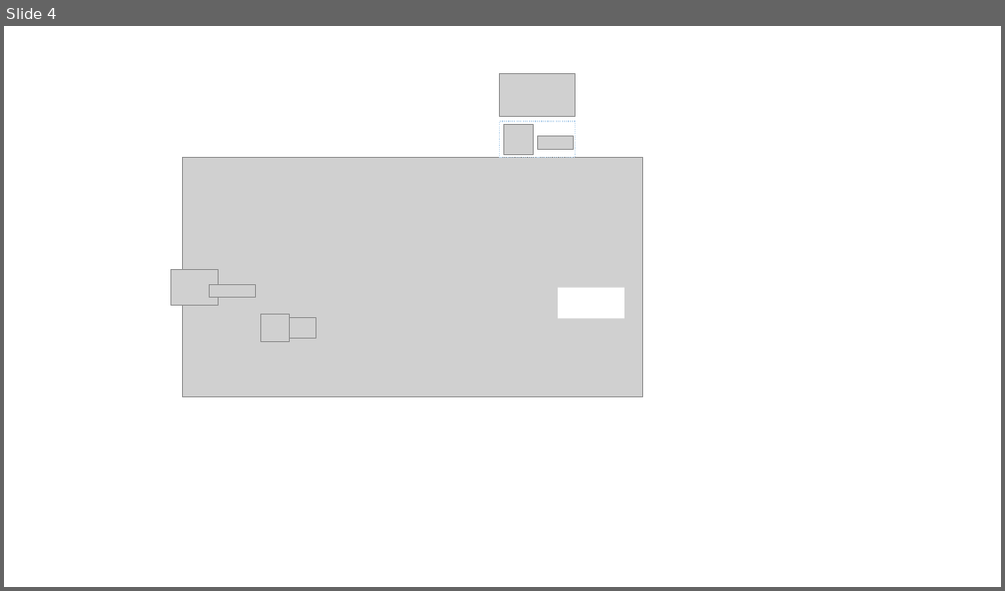
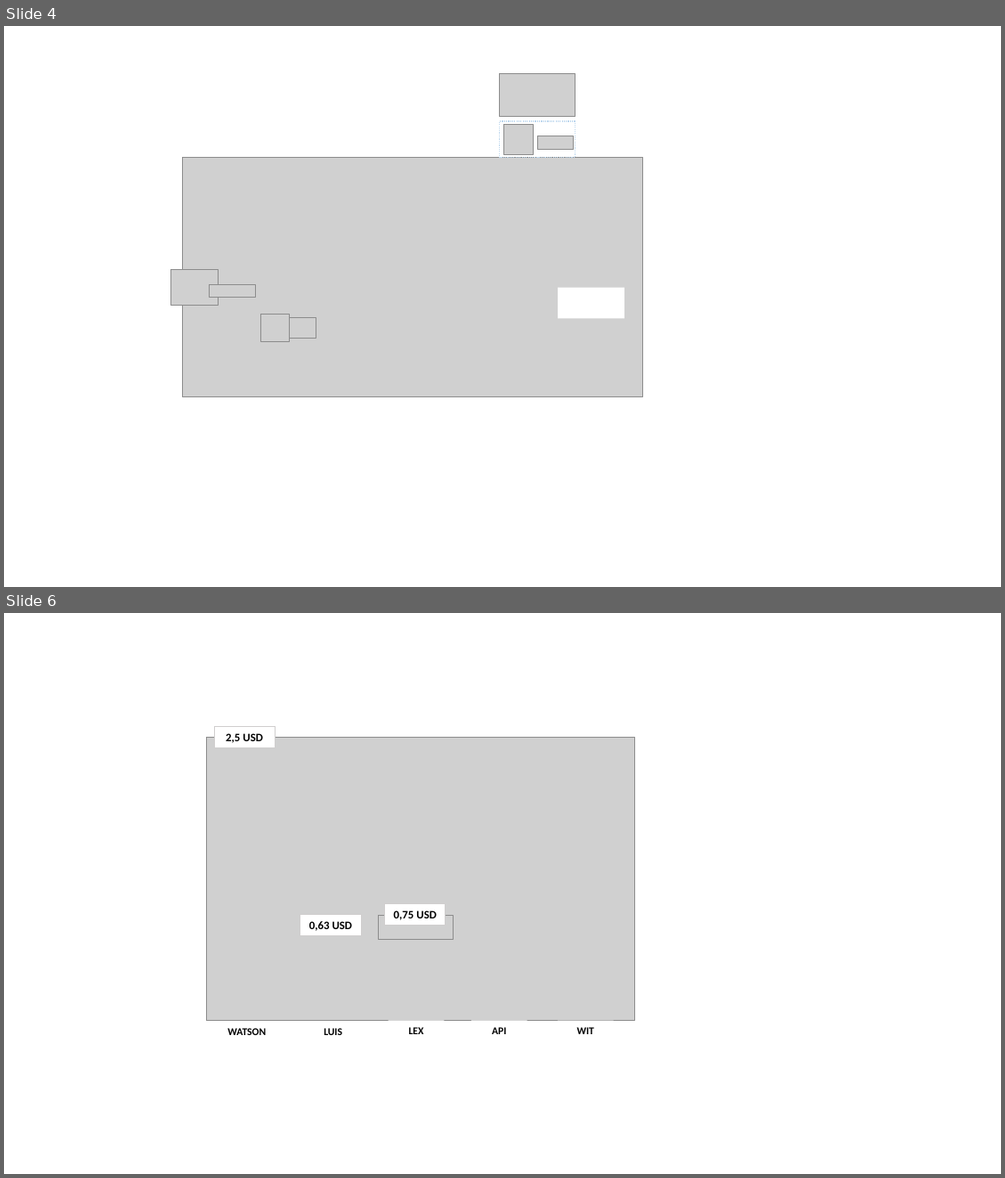
Before and after one commit to inmperfer/TFM, a slide deck: memoria/images/Presentación1.pptx. Shown one above the other, each under a label of ours: slide 4 before the commit, slides 4 and 6 after it; the slides between them are not shown. The pictures are 1005x591 and 1005x1178 pixels, drawn with LibreOffice and Linux fonts; fonts in the diff are those of the drawing; grey boxes stand for pictures. Boxes give left, top, right and bottom in pixels: in the first picture for what was removed or moved away, otherwise in the second. Text is boxed around its words. In the diff, an @@ line names an element or a change of style, - is before the commit and + after.

```diff
--- a/memoria/images/Presentación1.pptx
+++ b/memoria/images/Presentación1.pptx
@@ slide 6 added at [4, 613, 1001, 1174], background #FFFFFF @@
@@ group added at [206, 727, 634, 1041]: 8 rectangles, 2 pictures @@
+WATSON
+LUIS
+LEX
+API
+WIT
+0,63 USD
+0,75 USD
+2,5 USD
```
Also in this commit, not shown: 7 other slides added, 8 other files.
